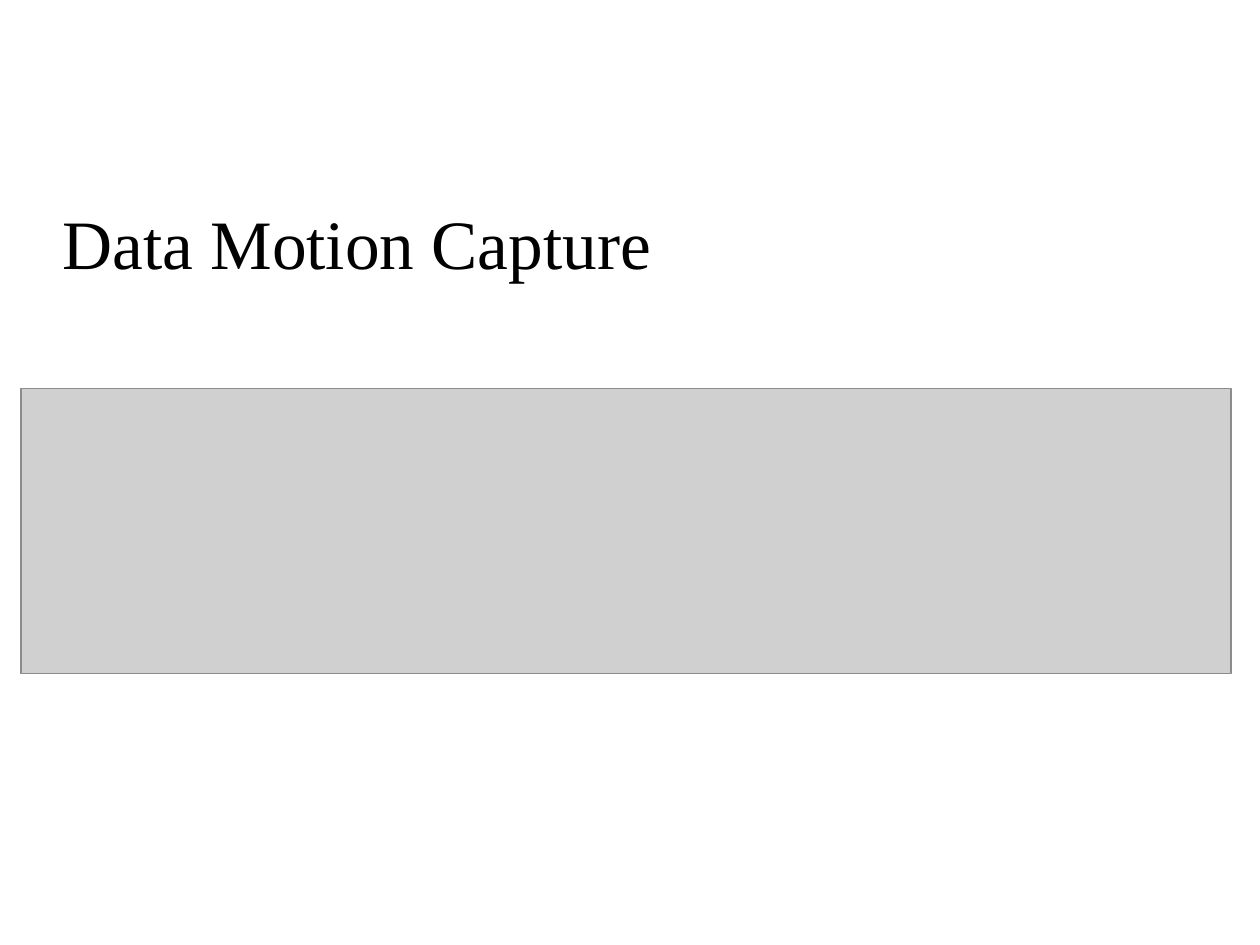
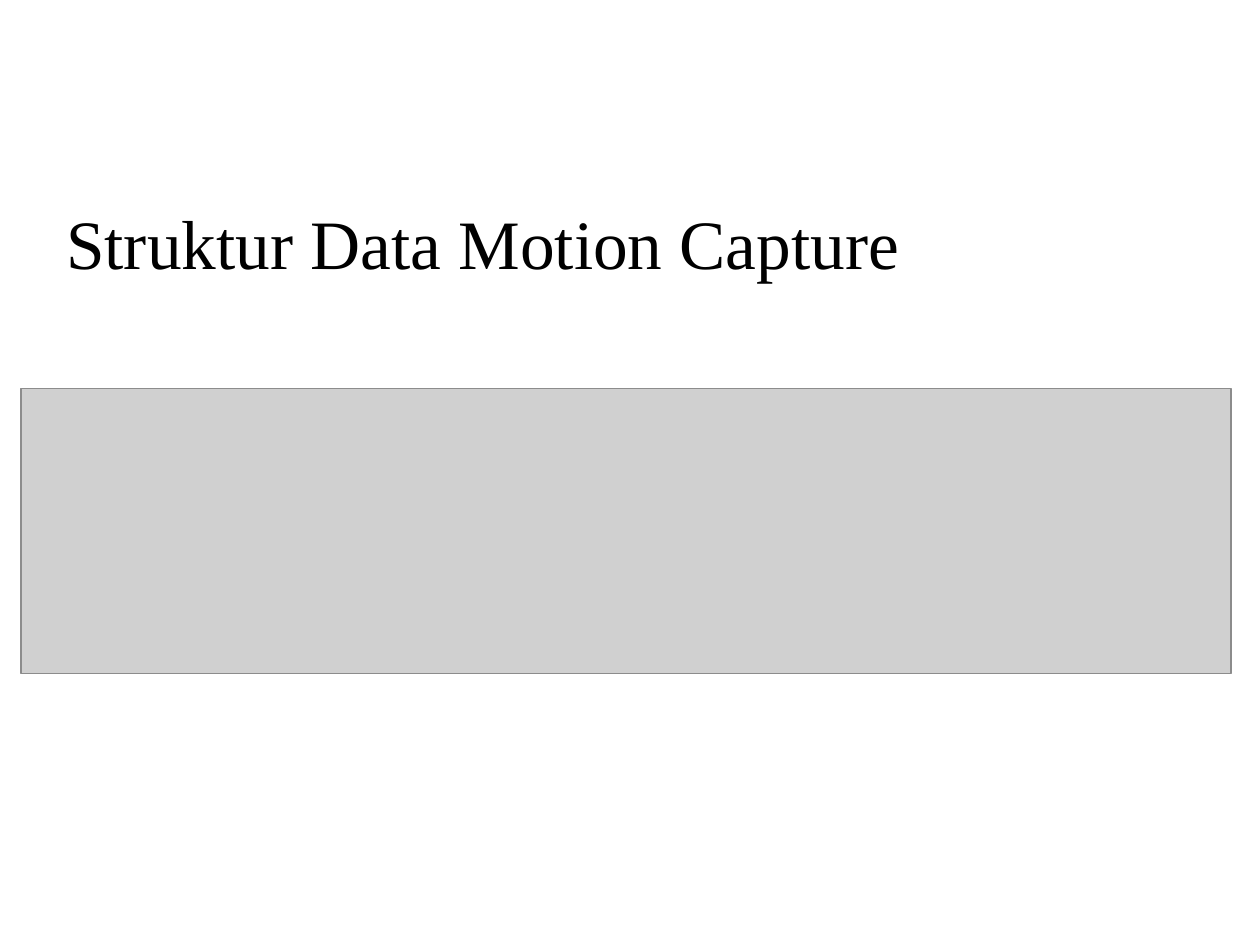
Before and after one commit to denilson020898/Penulisan, a slide deck: slide 5 of 16. Presentasi.pptx. Drawn at 1260x945 pixels with LibreOffice and Linux fonts; fonts in the diff are those of the drawing; grey boxes stand for pictures; background and template pictures are left out. Boxes give left, top, right and bottom in pixels: in the first picture for what was removed or moved away, otherwise in the second. Text is boxed around its words. In the diff, an @@ line names an element or a change of style, - is before the commit and + after.

```diff
--- a/16. Presentasi.pptx
+++ b/16. Presentasi.pptx
@@ title at bbox=[66, 221, 899, 282]: text changed @@
-Data Motion Capture
+Struktur Data Motion Capture
```
Also in this commit, not shown: 1 other slide changed.
